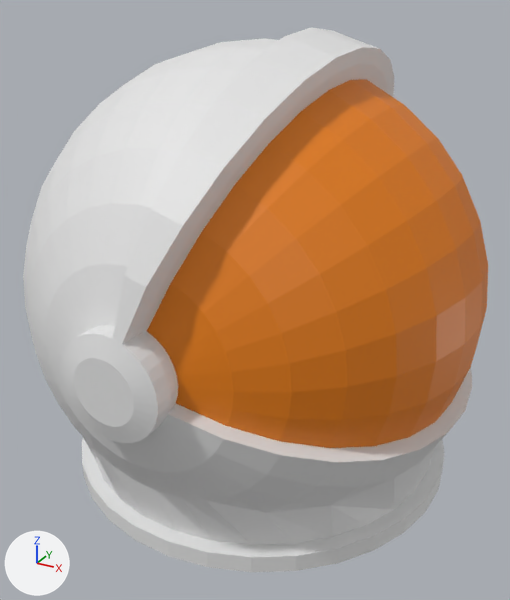
An edit to the Blender file Assets/Monkey/Model/helmet.blend, drawn before and after from the same camera.
Camera for both pictures: a camera (50 mm lens) standing at (1.36, -2.54, 1.17) and looking at (0.0, -0.07, -0.06). The axes (+X, +Y, +Z) are drawn at lower left. The lights are the same throughout.
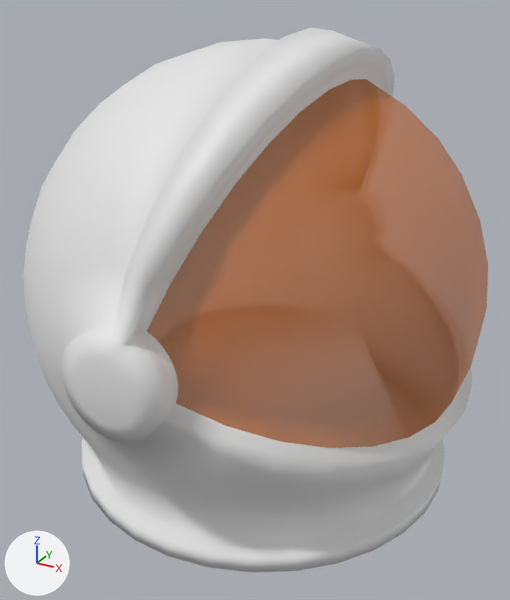
The change in detail:
In material 'Visor' (mat_visor), alpha goes from 1.0 to 0.5.
In material 'Visor' (mat_visor), roughness goes from 0.5 to 1.0.
me_sphere has 769 vertices, 727 faces and spans x -1.0..0.94, y -0.83..1.04, z -1.07..1.07.
me_sphere is used by ob_sphere; location (0.0, 0.0, 0.0); rotation (1.571, 0.0, 0.0), in degrees (90, 0, 0).
me_sphere part 1: all faces are now shaded smooth (727 of 727 changed).

Location of each change, [x1, y1, x2, y2] in pixels of the pictures (510 x 600 px):
'Sphere', surface changed, shading changed (orange to brown): [60, 39, 488, 572] in both
part 1 of me_sphere, shading changed: [23, 27, 488, 572] in both
